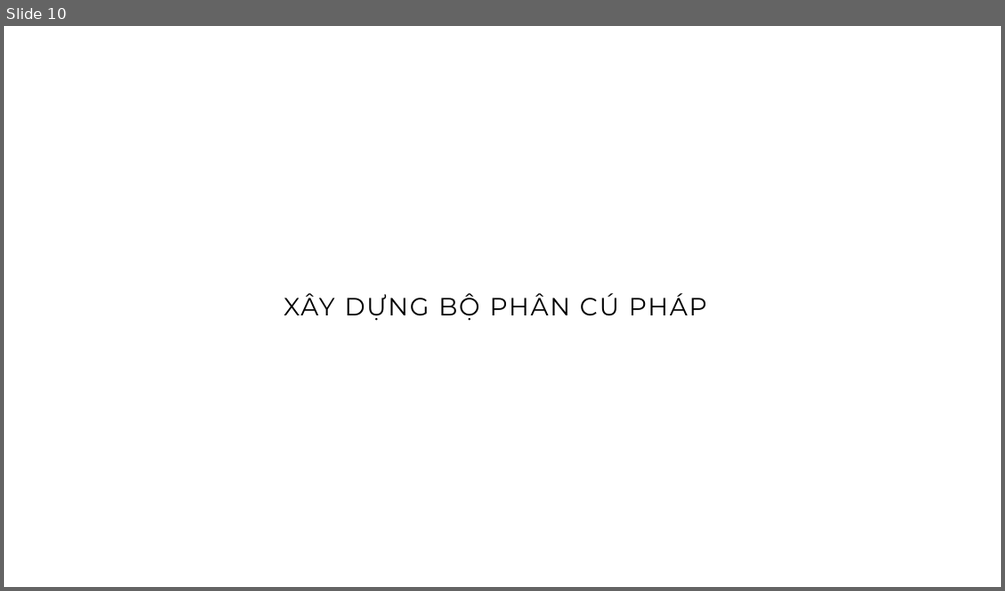
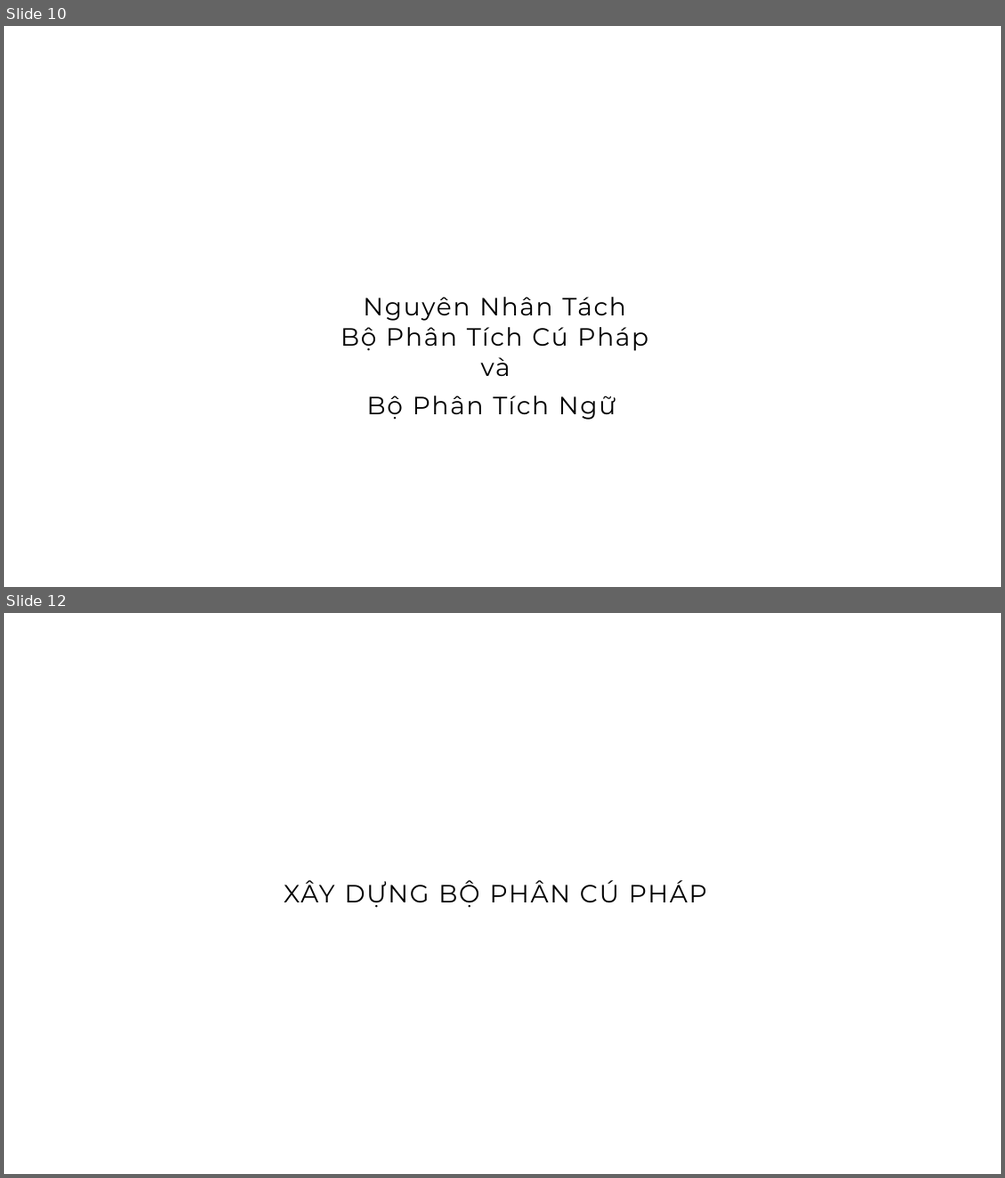
Before and after one commit to thompsondd/Shift-Reduce-Parsers, a slide deck: Presentation/Shift_Reduce_Parsers_Presentation.pptx. Shown one above the other, each under a label of ours: slide 10 before the commit, slides 10 and 12 after it; the slides between them are not shown. The pictures are 1005x591 and 1005x1178 pixels, drawn with LibreOffice and Linux fonts; fonts in the diff are those of the drawing. Boxes give left, top, right and bottom in pixels: in the first picture for what was removed or moved away, otherwise in the second. Text is boxed around its words. In the diff, an @@ line names an element or a change of style, - is before the commit and + after.

```diff
--- a/Presentation/Shift_Reduce_Parsers_Presentation.pptx
+++ b/Presentation/Shift_Reduce_Parsers_Presentation.pptx
@@ slide 10 added at (x1=4, y1=26, x2=1001, y2=587), background #FFFFFF @@
@@ text added at (x1=340, y1=297, x2=648, y2=419), 24 pt, text #000000 @@
+Nguyên Nhân Tách
+Bộ Phân Tích Cú Pháp
+và
+Bộ Phân Tích Ngữ
@@ what was slide 10 is now slide 12 @@
```
Also in this commit, not shown: 1 other slide added, 2 other files.
